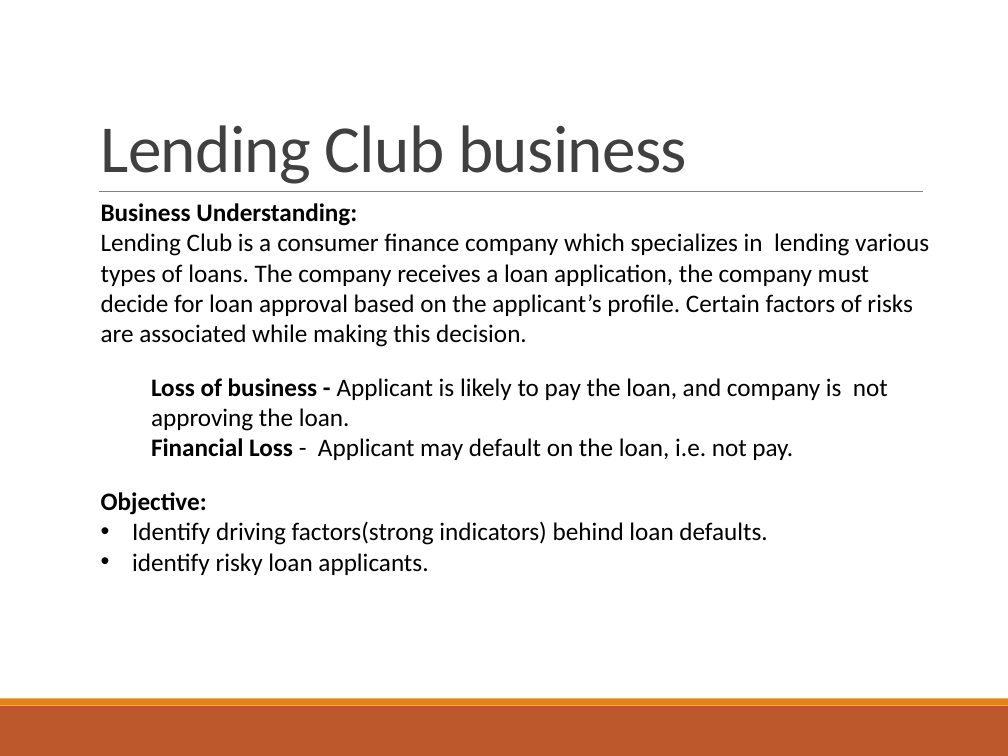
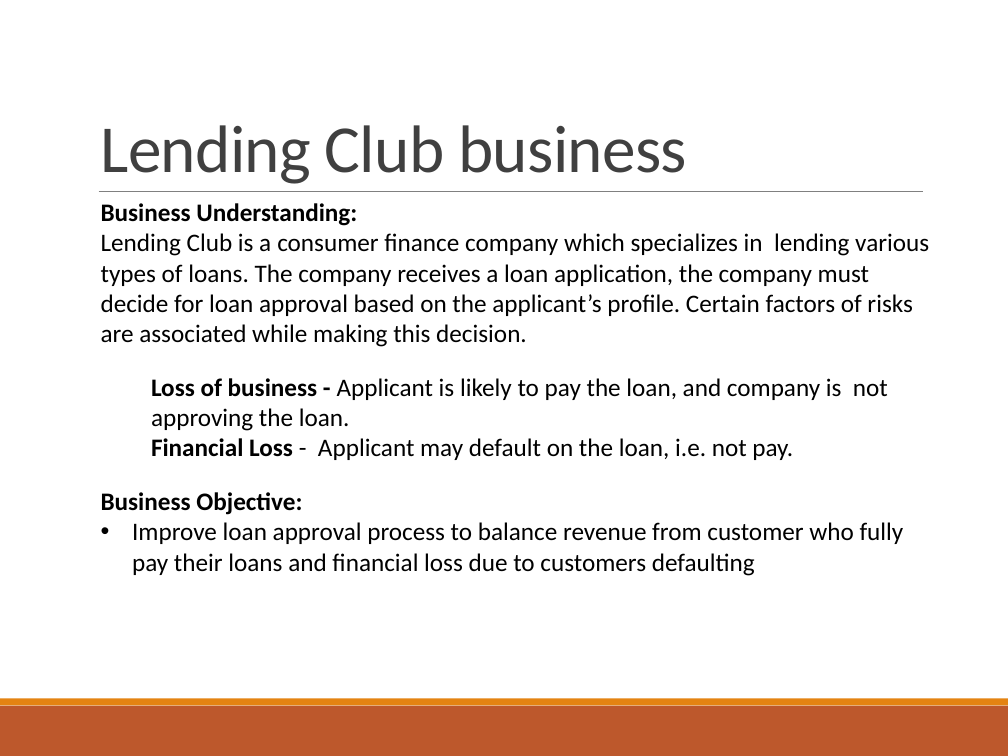
Before and after one commit to udaykadavi/LendingClubCaseStudy, a slide deck: slide 2 of Lending Club Case Study.pptx. Drawn at 1008x756 pixels with LibreOffice and Linux fonts; fonts in the diff are those of the drawing. Boxes give left, top, right and bottom in pixels: in the first picture for what was removed or moved away, otherwise in the second. Text is boxed around its words. In the diff, an @@ line names an element or a change of style, - is before the commit and + after.

```diff
--- a/Lending Club Case Study.pptx
+++ b/Lending Club Case Study.pptx
@@ text at (101,492,904,576): text changed @@
-Objective:
-• Identify driving factors(strong indicators) behind loan defaults.
-• identify risky loan applicants.
+Business Objective:
+• Improve loan approval process to balance revenue from customer who fully pay their loans and financial loss due to customers defaulting
```
Also in this commit, not shown: 3 other slides changed, 7 slides added, 3 slides removed, 3 other files.
